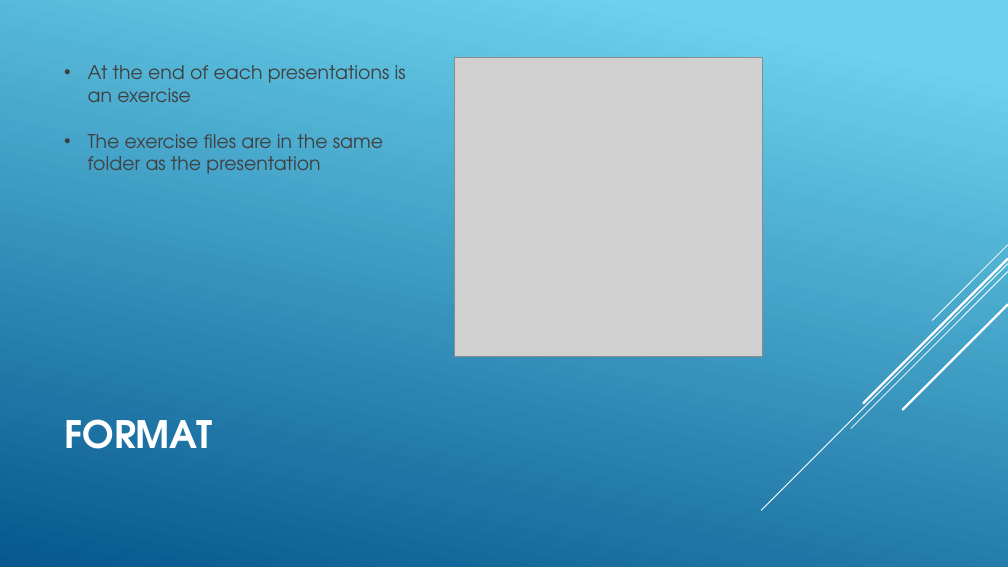
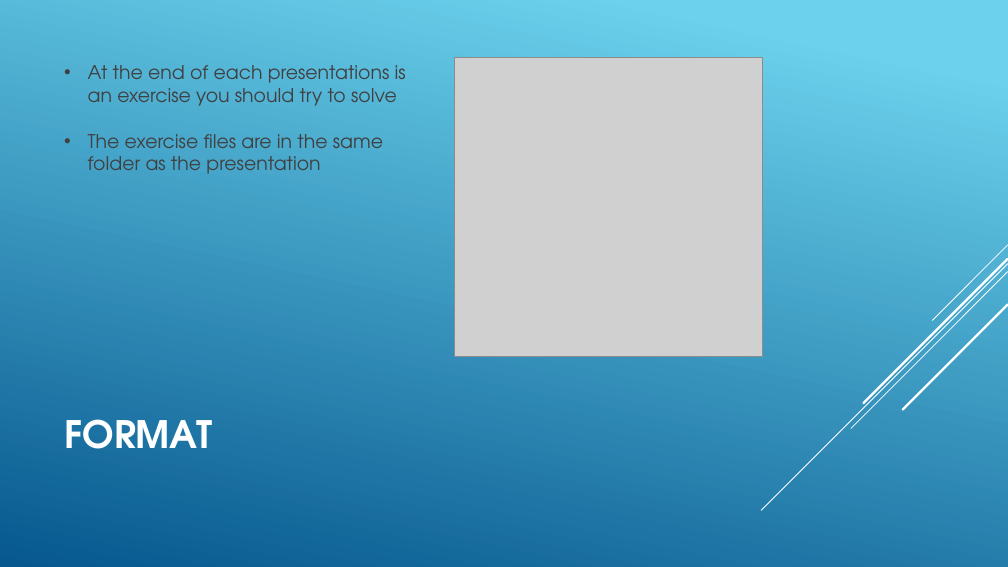
Before and after one commit to Zuehlke/security-onboarding, a slide deck: slide 4 of javascript_basics/Introduction.pptx. Drawn at 1008x567 pixels with LibreOffice and Linux fonts; fonts in the diff are those of the drawing; grey boxes stand for pictures. Boxes give left, top, right and bottom in pixels: in the first picture for what was removed or moved away, otherwise in the second. Text is boxed around its words. In the diff, an @@ line names an element or a change of style, - is before the commit and + after.

```diff
--- a/javascript_basics/Introduction.pptx
+++ b/javascript_basics/Introduction.pptx
@@ text at (88, 65, 406, 106): text changed @@
-• At the end of each presentations is an exercise
+• At the end of each presentations is an exercise you should try to solve
```
Also in this commit, not shown: 11 other slides changed, 6 other files.
